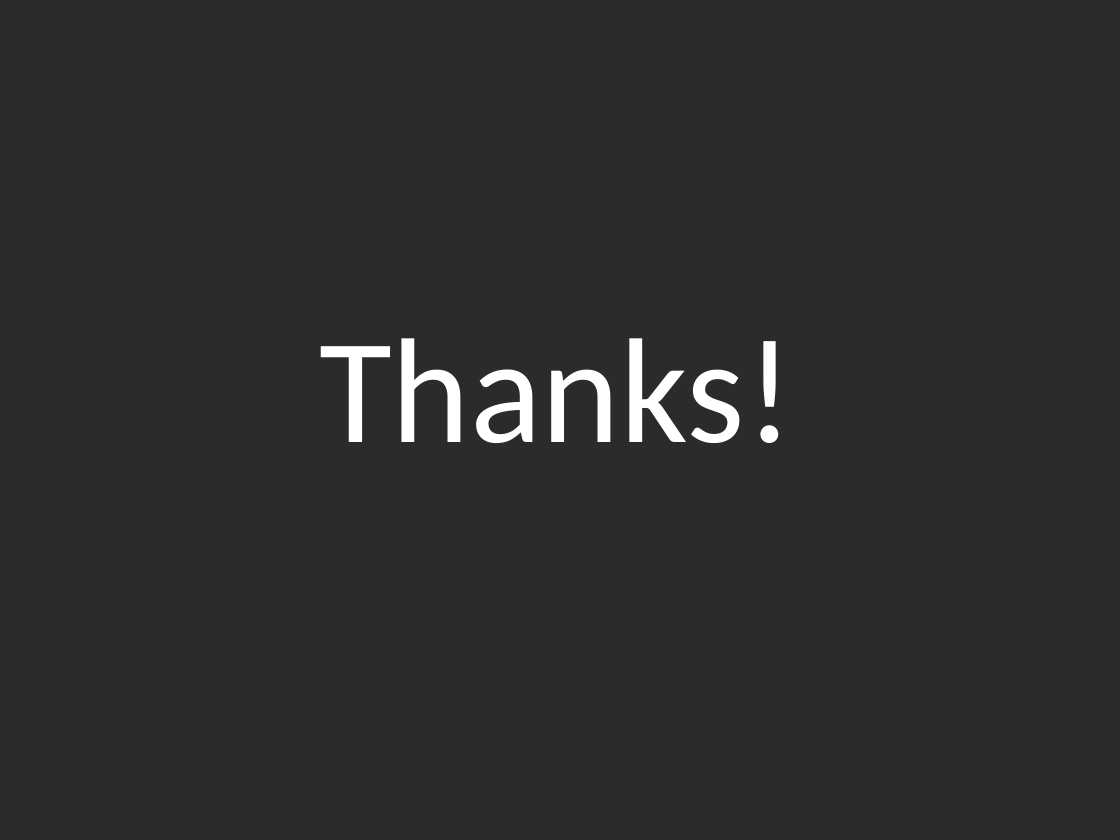
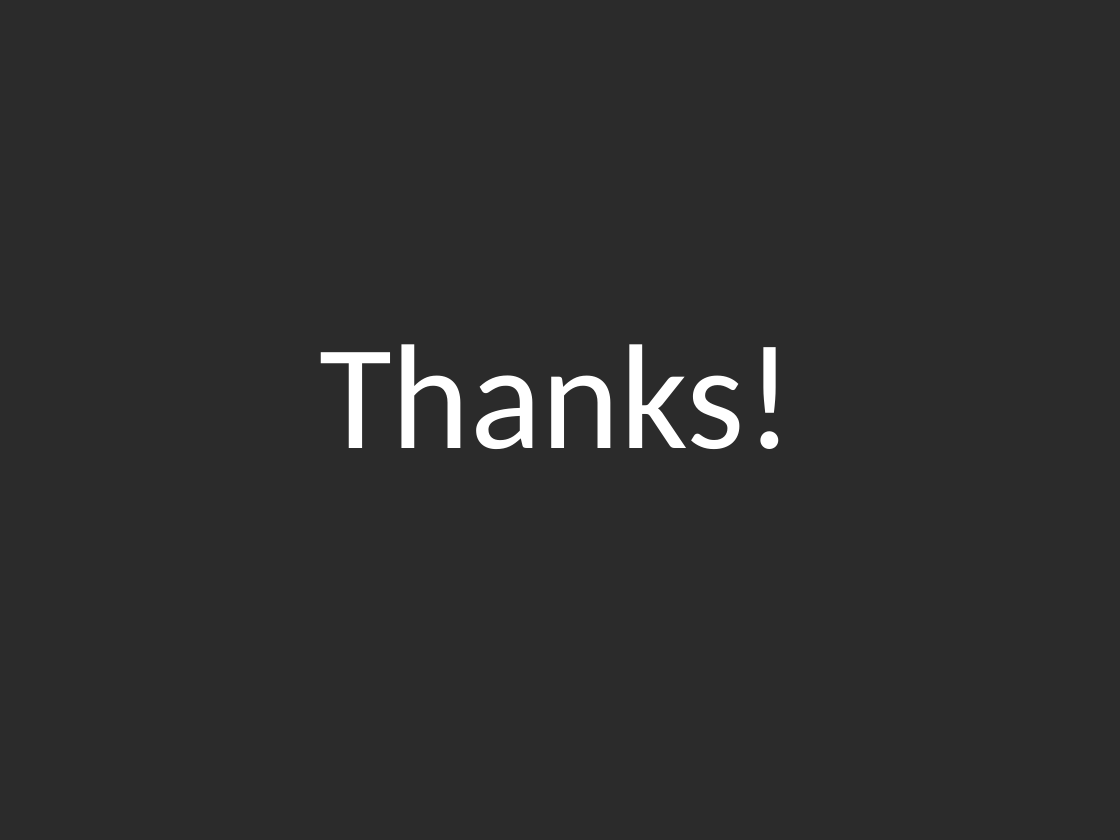
Before and after one commit to raynald/ETH_BBBigData, a slide deck: slide 8 of report/Milestone 2.pptx. Drawn at 1120x840 pixels with LibreOffice and Linux fonts; fonts in the diff are those of the drawing; background and template pictures are left out; a plain dark background stands for a picture behind light text. Boxes give left, top, right and bottom in pixels: in the first picture for what was removed or moved away, otherwise in the second. Text is boxed around its words. In the diff, an @@ line names an element or a change of style, - is before the commit and + after.

```diff
--- a/report/Milestone 2.pptx
+++ b/report/Milestone 2.pptx
@@ text "Thanks!" at box(319, 344, 793, 449): more space between paragraphs @@
```
Also in this commit, not shown: 6 other slides changed, 1 slide added, 1 slide removed.
